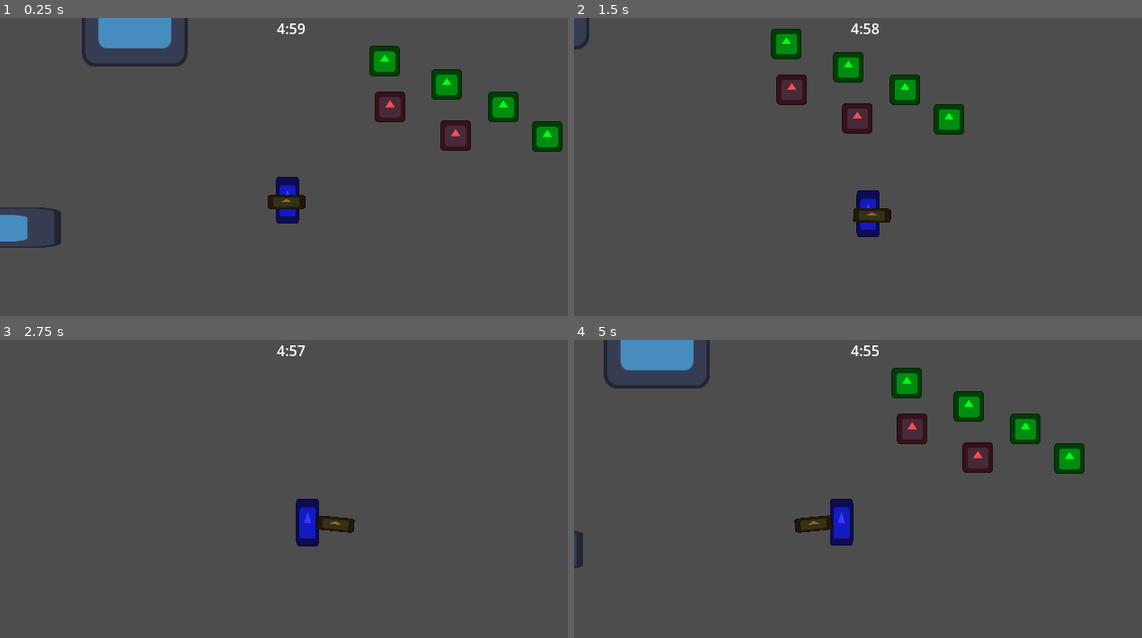
Above: before the commit, frames 1-4 (two rows, left to right).
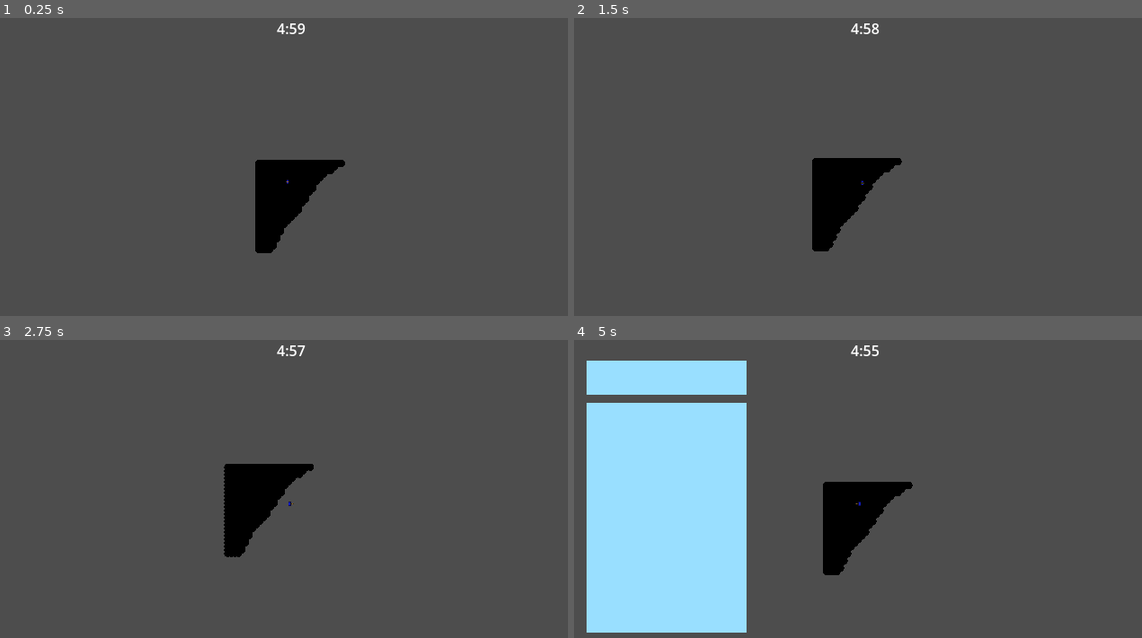
Above: after the commit, the same moments.

Repository: Tabagstine/lsdjam-2026-entry
Game: Godot game, scene res://zones/test_zone.tscn
Two runs of this game, one before a commit and one after it. Both use one fixed random seed, a clock stepped at 60 frames per second and the inputs below. The engine's default icon, where the game draws it, is replaced by a stand-in: a white triangle on a blue panel in a dark square.
Inputs:
- Up to frame 1 (0.25 s): no input
- Up to frame 2 (1.5 s): hold D (move_right) 0.53-1.28 s; tap Q (delete_recent_food) at 0.6 s; tap E (interact) at 0.8, 1.35 s; hold S (move_down) from 1.28 s (still down)
- Up to frame 3 (2.75 s): tap Q (delete_recent_food) at 1.55, 2.1 s; release S (move_down) at 2.03 s; hold D (move_right) from 2.03 s (still down); tap E (interact) at 2.3 s
- Up to frame 4 (5 s): release D (move_right) at 2.78 s; hold W (move_up) 2.78-3.53 s; tap E (interact) at 2.85, 3.8, 4.35 s; tap Q (delete_recent_food) at 3.05, 3.6, 4.55 s; hold A (move_left) from 3.53 s (still down); tap M (debug_action) at 4.15 s; tap Tab (show_inventory, bound only after the commit) at 4.9 s

The runs differ from the first frame. In frame 1, 8.4% of the frame differs, in the area x 0-100%, y 0-79%; in frame 2, 6.7%; in frame 3, 3.6%; in frame 4, 32%, in the area x 0-90%, y 0-99%.

Commit message:
shit terrain generation

Diff:
--- a/food/food_stack/stacked_ingredient.gd
+++ b/food/food_stack/stacked_ingredient.gd
@@ -6,6 +6,7 @@
 var food_name: String = "stacked_ingredient"
 var food_quality: float = 1.0
 
+
 func _process(_delta: float) -> void:
 	$Label.text=str(food_name)
 func remove():
--- a/food/food_stack/stacked_ingredient.tscn
+++ b/food/food_stack/stacked_ingredient.tscn
@@ -6,6 +6,7 @@
 script = ExtResource("1_wepfu")
 
 [node name="Label" type="Label" parent="." unique_id=222846263]
+visible = false
 offset_left = 27.0
 offset_top = -30.0
 offset_right = 67.0
--- /dev/null
+++ b/food/foods/kiwis.tscn
@@ -0,0 +1,13 @@
+[gd_scene format=3 uid="uid://bocb5t3o5y6pd"]
+
+[ext_resource type="PackedScene" uid="uid://ccct1p00ptxd" path="res://food/food_base/food_base.tscn" id="1_gehyi"]
+
+[node name="FruitSalad" unique_id=1670747316 node_paths=PackedStringArray("stack_sprite") instance=ExtResource("1_gehyi")]
+food_name = "kiwis"
+stack_sprite = NodePath("Sprite")
+weight = 2.0
+
+[node name="Sprite" parent="." index="0" unique_id=2085850902]
+modulate = Color(0.35400003, 1, 0.32, 1)
+position = Vector2(0, -38)
+scale = Vector2(0.265625, 0.59375)
--- a/global_resources/scripts/globals.gd
+++ b/global_resources/scripts/globals.gd
@@ -2,12 +2,17 @@
 var time_left: float = 300
 var time_paused: bool = false
 var possible_recipes: Array[Recipe]
+@onready var hud=get_tree().get_first_node_in_group("hud")
 
+func _ready():
+	process_mode=Node.PROCESS_MODE_ALWAYS
+	add_recipe("failed"); add_recipe("fruit_salad"); add_recipe("kiwis");
+	add_user_signal("update_interactables_in_range")
 func _process(delta: float) -> void:
-	if !time_paused:
+	manage_pausing()
+	update_interactable_in_range()
+	if !get_tree().paused:
 		time_left-=delta
-func _ready():
-	possible_recipes = [add_recipe("failed"),add_recipe("fruit_salad"),add_recipe("kiwis")]
 func get_food_result():
 	var player: Player=get_tree().get_first_node_in_group("player")
 	var food_result: Recipe = possible_recipes[0]
@@ -41,6 +46,23 @@
 	food_type.stack_sprite.position=Vector2(0,-(food_type.stack_sprite.texture.get_height()*food_type.stack_sprite.scale.y)/2)
 	food_type.stack_sprite.rotation=0
 func add_recipe(recipe: String):
-	return load("res://recipes/"+recipe+".tres")
+	possible_recipes.insert(possible_recipes.size(),load("res://recipes/"+recipe+".tres"))
 func add_time(seconds,minutes):
 	time_left+=seconds+(minutes*60)
+func update_interactable_in_range():
+	if get_tree().get_node_count_in_group("player")>0:
+		var player: Player=get_tree().get_first_node_in_group("player")
+		player.interactables_in_range=[]
+		emit_signal("update_interactables_in_range")
+func get_food(food):
+	var gotten_food: Food = load("res://food/foods/"+str(food)+".tscn").instantiate()
+	return gotten_food
+func manage_pausing():
+	var inventory = hud.find_child("Inventory")
+
+	get_tree().set_deferred("paused",false)
+	if inventory.inventory_shown:
+		get_tree().set_deferred("paused",true)
+	for i in hud.get_child_count():
+		if hud.get_child(i).is_in_group("minigame"):
+			get_tree().set_deferred("paused",true)
--- a/global_resources/scripts/interactable_component.gd
+++ b/global_resources/scripts/interactable_component.gd
@@ -8,18 +8,26 @@
 
 @onready var target=get_tree().get_first_node_in_group("player")
 
+var can_interact: bool = false
+var interacted: bool = false
 var in_range: bool = false
-var interacted: bool = false
 
+func _ready() -> void:
+	Globals.connect("update_interactables_in_range",add_to_interactables_in_range)
 func tick():
 	if interaction_visual!=null:
-		if body.global_position.distance_to(target.global_position)<interaction_range:
-			in_range=true
+		var closest: bool = target.get_closest_interactable()==body
+		in_range = body.global_position.distance_to(target.global_position)<interaction_range
+		if closest and in_range:
+			can_interact=true
 		else:
-			in_range=false
+			can_interact=false
 
-	interaction_visual.visible=in_range
-	if in_range and interacted:
+	interaction_visual.visible=can_interact
+	if can_interact and interacted:
 		if body.has_method("interacted"):
 			body.interacted()
 	pass
+func add_to_interactables_in_range():
+	if in_range:
+		target.interactables_in_range.insert(0,body)
--- /dev/null
+++ b/global_resources/shaders/line_boil.gdshader
@@ -0,0 +1,10 @@
+shader_type canvas_item;
+
+uniform float speed: hint_range(0.0, 25.0) = 4.0;
+uniform float distortion_strength: hint_range(0.0, 10.0) = 3.0;
+
+void vertex() {
+  float steps = floor(fract(TIME) * speed) / speed;
+  VERTEX.x += cos((steps * 20.0) + VERTEX.x + VERTEX.y) * distortion_strength;
+  VERTEX.y += cos((steps * 20.0) + VERTEX.x + VERTEX.y) * distortion_strength;
+}
--- a/hud.tscn
+++ /dev/null
@@ -1,14 +0,0 @@
-[gd_scene format=3 uid="uid://kv7eudsokva"]
-
-[ext_resource type="Script" uid="uid://bngl6yflvkwgh" path="res://hud.gd" id="1_37p78"]
-
-[node name="HUD" type="CanvasLayer" unique_id=1512505587]
-script = ExtResource("1_37p78")
-
-[node name="TimeDisplay" type="Label" parent="." unique_id=1246372531]
-offset_left = 214.0
-offset_right = 434.0
-offset_bottom = 23.0
-text = "TIME"
-horizontal_alignment = 1
-metadata/_edit_use_anchors_ = true
--- /dev/null
+++ b/interface/hud/hud.tscn
@@ -0,0 +1,18 @@
+[gd_scene format=3 uid="uid://kv7eudsokva"]
+
+[ext_resource type="Script" uid="uid://bngl6yflvkwgh" path="res://interface/hud/hud.gd" id="1_kni60"]
+[ext_resource type="PackedScene" uid="uid://dhels06fl6x8k" path="res://interface/inventory/inventory.tscn" id="2_ngtag"]
+
+[node name="HUD" type="CanvasLayer" unique_id=1512505587 groups=["hud"]]
+process_mode = 3
+script = ExtResource("1_kni60")
+
+[node name="TimeDisplay" type="Label" parent="." unique_id=1246372531]
+offset_left = 214.0
+offset_right = 434.0
+offset_bottom = 23.0
+text = "TIME"
+horizontal_alignment = 1
+metadata/_edit_use_anchors_ = true
+
+[node name="Inventory" parent="." unique_id=831494465 instance=ExtResource("2_ngtag")]
--- /dev/null
+++ b/interface/inventory/inventory.gd
@@ -0,0 +1,38 @@
+extends CanvasLayer
+
+@export var inventory_button: PackedScene
+
+@onready var player: Player = get_tree().get_first_node_in_group("player")
+@onready var buttons_container: GridContainer = $ScrollContainer/ButtonsContainer
+
+var inventory_shown: bool = false
+
+func _process(_delta: float) -> void:
+	if Input.is_action_just_pressed("show_inventory"):
+		if inventory_shown:
+			inventory_shown=false
+		else:
+			inventory_shown=true
+	visible=inventory_shown
+
+	if get_tree().get_node_count_in_group("player")>0:
+		display_hovered_item()
+		if buttons_container.get_child_count()!=player.get_food_stack_dictionary().keys().size():
+			update_inventory()
+func update_inventory():
+	for i in buttons_container.get_child_count():
+		buttons_container.get_child(i).queue_free()
+	if player.get_food_stack_array().size()>0:
+		for i in player.get_food_stack_dictionary().keys().size():
+			var new_inventory_button: InventoryButton = inventory_button.instantiate()
+			var button_texture=Globals.get_food(player.get_food_stack_dictionary().keys()[i]).stack_sprite.texture
+			new_inventory_button.texture_normal=button_texture
+			new_inventory_button.modulate=Globals.get_food(player.get_food_stack_dictionary().keys()[i]).stack_sprite.modulate
+			new_inventory_button.food_name=player.get_food_stack_dictionary().keys()[i]
+			buttons_container.add_child(new_inventory_button)
+func display_hovered_item():
+	var displayed_item: String
+	for i in buttons_container.get_child_count():
+		if buttons_container.get_child(i).is_hovered():
+			displayed_item=buttons_container.get_child(i).food_name
+	$ColorRect2/Label.text=str(displayed_item).to_upper()
--- /dev/null
+++ b/interface/inventory/inventory.tscn
@@ -0,0 +1,44 @@
+[gd_scene format=3 uid="uid://dhels06fl6x8k"]
+
+[ext_resource type="Script" uid="uid://c4vu7qnvm857m" path="res://interface/inventory/inventory.gd" id="1_ck6io"]
+[ext_resource type="PackedScene" uid="uid://snmeg51v2b42" path="res://interface/inventory/inventory_button.tscn" id="2_g14jo"]
+
+[node name="Inventory" type="CanvasLayer" unique_id=831494465]
+process_mode = 3
+script = ExtResource("1_ck6io")
+inventory_button = ExtResource("2_g14jo")
+
+[node name="ColorRect" type="ColorRect" parent="." unique_id=190417245]
+offset_left = 14.0
+offset_top = 70.0
+offset_right = 192.0
+offset_bottom = 326.0
+color = Color(0.6, 0.87333333, 1, 1)
+
+[node name="ColorRect2" type="ColorRect" parent="." unique_id=353636581]
+offset_left = 14.0
+offset_top = 23.0
+offset_right = 192.0
+offset_bottom = 61.0
+color = Color(0.6, 0.87333333, 1, 1)
+
+[node name="Label" type="Label" parent="ColorRect2" unique_id=1270401655]
+layout_mode = 0
+offset_left = 5.0
+offset_top = 7.0
+offset_right = 173.0
+offset_bottom = 30.0
+text = "THIS IS A TEXT 1"
+horizontal_alignment = 1
+
+[node name="ScrollContainer" type="ScrollContainer" parent="." unique_id=1855978048]
+offset_left = 18.0
+offset_top = 73.0
+offset_right = 190.0
+offset_bottom = 324.0
+horizontal_scroll_mode = 3
+
+[node name="ButtonsContainer" type="GridContainer" parent="ScrollContainer" unique_id=761491292]
+layout_mode = 2
+size_flags_horizontal = 2
+size_flags_vertical = 3
--- /dev/null
+++ b/interface/inventory/inventory_button.gd
@@ -0,0 +1,22 @@
+extends TextureButton
+class_name InventoryButton
+
+@onready var amount: Label = $Amount
+@onready var player: Player = get_tree().get_first_node_in_group("player")
+
+var display_value: int = 0
+var food_name: String
+
+
+func _process(_delta: float) -> void:
+	if player.get_food_stack_dictionary().has(food_name):
+		display_value=player.get_food_stack_dictionary()[food_name]
+		amount.text=": "+str(display_value)
+
+	var color_change_speed:=0.4
+	if is_hovered():
+		self_modulate=lerp(self_modulate,Color(2.454, 2.454, 2.454, 1.0),color_change_speed)
+	else:
+		self_modulate=lerp(self_modulate,Color(1.0, 1.0, 1.0, 1.0),color_change_speed)
+func _pressed() -> void:
+	Globals.remove_specific_food_from_stack(food_name)
--- /dev/null
+++ b/interface/inventory/inventory_button.tscn
@@ -0,0 +1,37 @@
+[gd_scene format=3 uid="uid://snmeg51v2b42"]
+
+[ext_resource type="Texture2D" uid="uid://ehim3sj5my32" path="res://placeholder/icon.svg" id="1_w8d5m"]
+[ext_resource type="Script" uid="uid://pbh4ikdn0he2" path="res://interface/inventory/inventory_button.gd" id="2_tv8hk"]
+
+[node name="InventoryButton" type="TextureButton" unique_id=1088954172]
+custom_minimum_size = Vector2(45, 45)
+custom_maximum_size = Vector2(1000, 1000)
+anchors_preset = -1
+anchor_left = -0.044000003
+anchor_top = -0.078
+anchor_right = 0.044000003
+anchor_bottom = 0.078
+offset_left = 0.16000175
+offset_top = 0.07999992
+offset_right = -0.16000175
+offset_bottom = -0.07999611
+size_flags_vertical = 0
+offset_transform_enabled = true
+texture_normal = ExtResource("1_w8d5m")
+ignore_texture_size = true
+stretch_mode = 0
+script = ExtResource("2_tv8hk")
+metadata/_edit_use_anchors_ = true
+
+[node name="Amount" type="Label" parent="." unique_id=1005213336]
+layout_mode = 1
+anchors_preset = -1
+anchor_left = 1.161
+anchor_top = 0.268
+anchor_right = 2.214
+anchor_bottom = 0.679
+offset_left = -0.01599884
+offset_top = -0.0080013275
+offset_right = 0.01599884
+offset_bottom = -0.024002075
+text = ": 0"
--- a/kitchen/kitchen_counter.gd
+++ b/kitchen/kitchen_counter.gd
@@ -1,5 +1,6 @@
 extends StaticBody2D
 
+@export var defualt_minigame: PackedScene
 @onready var interactable_component: InteractableComponent = $InteractableComponent
 @onready var player: Player = get_tree().get_first_node_in_group("player")
 
@@ -10,6 +11,7 @@
 func interacted():
 	var attempted_food:Recipe=Globals.get_food_result()
 	if attempted_food.recipe_name!="failed":
-		for i in player.get_food_stack_array().size():
-			player.stack.remove_child(player.stack.get_child(0))
-		Globals.add_food_to_stack(attempted_food.recipe_name,1)
+		var new_minigame=defualt_minigame.instantiate()
+		new_minigame.food_result=attempted_food.recipe_name
+		new_minigame.position=Vector2(180,90)
+		Globals.hud.add_child(new_minigame)
--- a/kitchen/kitchen_counter.tscn
+++ b/kitchen/kitchen_counter.tscn
@@ -3,12 +3,14 @@
 [ext_resource type="Texture2D" uid="uid://ehim3sj5my32" path="res://placeholder/icon.svg" id="1_waaqv"]
 [ext_resource type="Script" uid="uid://ci1q3h63u2v2j" path="res://kitchen/kitchen_counter.gd" id="1_ywuvc"]
 [ext_resource type="Script" uid="uid://ijjfn4vlhiwq" path="res://global_resources/scripts/interactable_component.gd" id="2_aqlju"]
+[ext_resource type="PackedScene" uid="uid://bialv1bjw26qr" path="res://minigames/scenes/test_minigame.tscn" id="2_yqwae"]
 
 [sub_resource type="RectangleShape2D" id="RectangleShape2D_aqlju"]
 size = Vector2(234, 13)
 
 [node name="KitchenCounter" type="StaticBody2D" unique_id=1330311833]
 script = ExtResource("1_ywuvc")
+defualt_minigame = ExtResource("2_yqwae")
 
 [node name="Sprite" type="Sprite2D" parent="." unique_id=1540552350]
 position = Vector2(0, -23.499998)
--- /dev/null
+++ b/minigames/scenes/minigame_base.tscn
@@ -0,0 +1,39 @@
+[gd_scene format=3 uid="uid://cc3g8acxpll0t"]
+
+[ext_resource type="Script" uid="uid://dnw5p1jmg3w32" path="res://minigames/scripts/minigame_base.gd" id="1_c4jqn"]
+
+[node name="MinigameBase" type="SubViewportContainer" unique_id=885569921 groups=["minigame"]]
+offset_right = 40.0
+offset_bottom = 40.0
+script = ExtResource("1_c4jqn")
+minigame_duration = 5.0
+
+[node name="SubViewport" type="SubViewport" parent="." unique_id=2034243565]
+handle_input_locally = false
+size = Vector2i(320, 180)
+render_target_update_mode = 4
+
+[node name="Background" type="ColorRect" parent="SubViewport" unique_id=2084211789]
+offset_right = 319.0
+offset_bottom = 179.0
+
+[node name="TimeProgressBar" type="ProgressBar" parent="SubViewport" unique_id=811690817]
+modulate = Color(0, 1, 0.3166666, 1)
+offset_left = 6.0
+offset_top = 167.0
+offset_right = 312.0
+offset_bottom = 175.0
+max_value = 1.0
+step = 0.001
+value = 1.0
+show_percentage = false
+
+[node name="Label" type="Label" parent="SubViewport" unique_id=734725891]
+modulate = Color(0, 0, 0, 1)
+offset_left = 4.0
+offset_right = 157.0
+offset_bottom = 23.0
+text = "THIS IS TEMPORARY"
+
+[node name="MinigameTimer" type="Timer" parent="." unique_id=1876997133]
+one_shot = true
--- /dev/null
+++ b/minigames/scenes/test_minigame.tscn
@@ -0,0 +1,42 @@
+[gd_scene format=3 uid="uid://bialv1bjw26qr"]
+
+[ext_resource type="PackedScene" uid="uid://cc3g8acxpll0t" path="res://minigames/scenes/minigame_base.tscn" id="1_kf641"]
+[ext_resource type="Script" uid="uid://tpyus8iqnrdu" path="res://minigames/scripts/test_minigame.gd" id="2_ej0eh"]
+[ext_resource type="Shader" uid="uid://m4ajwlt07jq2" path="res://global_resources/shaders/line_boil.gdshader" id="2_osdp0"]
+
+[sub_resource type="ShaderMaterial" id="ShaderMaterial_ej0eh"]
+shader = ExtResource("2_osdp0")
+shader_parameter/speed = 4.00000019
+shader_parameter/distortion_strength = 1.50000007125
+
+[node name="TestMinigame" unique_id=885569921 instance=ExtResource("1_kf641")]
+material = SubResource("ShaderMaterial_ej0eh")
+script = ExtResource("2_ej0eh")
+
+[node name="Background" parent="SubViewport" parent_id_path=PackedInt32Array(2034243565) index="0" unique_id=2084211789]
+offset_left = -30.0
+offset_top = -21.0
+offset_right = 347.0
+offset_bottom = 200.0
+
+[node name="GridContainer" type="GridContainer" parent="SubViewport" parent_id_path=PackedInt32Array(2034243565) index="3" unique_id=791227766]
+offset_left = 177.0
+offset_top = 34.0
+offset_right = 309.0
+offset_bottom = 135.0
+
+[node name="QualityOne" type="Button" parent="SubViewport/GridContainer" index="0" unique_id=947610420]
+layout_mode = 2
+text = "Quality 1 food"
+
+[node name="QaulityZero" type="Button" parent="SubViewport/GridContainer" index="1" unique_id=1803014252]
+layout_mode = 2
+text = "Quality 0 food"
+
+[node name="QualityHalf" type="Button" parent="SubViewport/GridContainer" index="2" unique_id=1672052316]
+layout_mode = 2
+text = "Quality 0.5 food"
+
+[connection signal="pressed" from="SubViewport/GridContainer/QualityOne" to="." method="_on_quality_one_pressed"]
+[connection signal="pressed" from="SubViewport/GridContainer/QaulityZero" to="." method="_on_qaulity_zero_pressed"]
+[connection signal="pressed" from="SubViewport/GridContainer/QualityHalf" to="." method="_on_quality_half_pressed"]
--- /dev/null
+++ b/minigames/scripts/minigame_base.gd
@@ -0,0 +1,32 @@
+extends SubViewportContainer
+class_name MinigameBase
+
+##What happens when you run out of time.
+@export var time_out_penalties: Array[String] = ["nothing"]
+##How long the minigame lasts. If set to 0 the minigame doesn't have a timer.
+@export var minigame_duration: float
+
+@onready var minigame_timer: Timer = $MinigameTimer
+@onready var time_progress_bar: ProgressBar = $SubViewport/TimeProgressBar
+@onready var label: Label = $SubViewport/Label
+
+var food_quality: float = 1
+var food_result: String
+
+func _ready() -> void:
+	if minigame_duration>0:
+		minigame_timer.wait_time=minigame_duration
+		minigame_timer.start()
+	else:
+		time_progress_bar.visible=false
+func _process(_delta: float) -> void:
+	label.text=food_result
+	time_progress_bar.value=minigame_timer.time_left/minigame_timer.wait_time
+	if minigame_timer.time_left<=0 and minigame_duration>0:
+		queue_free()
+func minigame_complete():
+	queue_free()
+	var player: Player = get_tree().get_first_node_in_group("player")
+	for i in player.get_food_stack_array().size():
+		player.stack.remove_child(player.stack.get_child(0))
+	Globals.add_food_to_stack(food_result,food_quality)
--- /dev/null
+++ b/minigames/scripts/test_minigame.gd
@@ -0,0 +1,16 @@
+extends MinigameBase
+@onready var quality_one: Button = $SubViewport/GridContainer/QualityOne
+@onready var qaulity_zero: Button = $SubViewport/GridContainer/QaulityZero
+@onready var quality_half: Button = $SubViewport/GridContainer/QualityHalf
+
+func _on_quality_one_pressed() -> void:
+	minigame_complete()
+	food_quality=1
+
+func _on_qaulity_zero_pressed() -> void:
+	minigame_complete()
+	food_quality=0
+
+func _on_quality_half_pressed() -> void:
+	minigame_complete()
+	food_quality=0.5
--- a/monster/monster.gd
+++ b/monster/monster.gd
@@ -12,6 +12,5 @@
 	if player.get_food_stack_array().has(requested_food):
 		for i in player.get_stacked_ingredients().size():
 			if player.get_stacked_ingredients()[i].food_name==requested_food:
-				var eaten_food:StackedIngredient=player.get_stacked_ingredients()[i]
 				Globals.remove_specific_food_from_stack(requested_food)
 				break
--- a/player/player.gd
+++ b/player/player.gd
@@ -8,10 +8,9 @@
 @onready var stack: Node2D = $Bowl/Stack
 @onready var bowl_start_pos: Vector2 = $Bowl.position
 var move_direction: Vector2
+var interactables_in_range: Array[Node2D]
 
 func _physics_process(delta: float) -> void:
-	if Input.is_action_just_pressed("debug_action"):
-		Globals.add_food_to_stack("fruit_salad",1)
 	bowl.position.x=lerpf(bowl.position.x,signf(move_direction.x)*30,delta*10)
 	bowl.rotation=lerpf(bowl.rotation,signf(move_direction.x)/10,delta*10)
 	bowl.position.y=lerpf(bowl.position.y,bowl_start_pos.y,delta*15)
@@ -37,13 +36,19 @@
 	for i in stack.get_child_count():
 		food_stack.insert(i,get_stacked_ingredients()[i].food_name)
 	return food_stack
-	print(food_stack)
 func get_stacked_ingredients():
 	var stacked_ingredients: Array[StackedIngredient]
 	for i in stack.get_child_count():
 		if stack.get_child(i).is_in_group("stacked_ingredient"):
 			var iterated_child: StackedIngredient = stack.get_child(i)
 			stacked_ingredients.insert(0,iterated_child)
-	if stacked_ingredients.size()>0:
-		print(stacked_ingredients[0].food_name)
 	return stacked_ingredients
+func get_closest_interactable():
+	if interactables_in_range.size()>0:
+		var closest_item=interactables_in_range[0]
+		for i in interactables_in_range.size():
+			if interactables_in_range[i].position.distance_to(position)<closest_item.position.distance_to(position):
+				closest_item=interactables_in_range[i]
+		return closest_item
+	else:
+		return
--- a/player/player.tscn
+++ b/player/player.tscn
@@ -32,11 +32,14 @@
 texture = ExtResource("1_4flbx")
 
 [node name="Stack" type="Marker2D" parent="Bowl" unique_id=2124864887]
+process_mode = 3
 y_sort_enabled = true
 position = Vector2(0, -15)
+gizmo_extents = 5.0
 script = ExtResource("3_g1dw6")
 
 [node name="Label" type="Label" parent="." unique_id=1561314609]
+top_level = true
 offset_left = -177.0
 offset_top = -89.0
 offset_right = 171.0
@@ -45,5 +48,6 @@
 
 [node name="Camera" type="Camera2D" parent="." unique_id=2072152576]
 offset = Vector2(0, -50)
+zoom = Vector2(0.1, 0.1)
 position_smoothing_enabled = true
 position_smoothing_speed = 10.0
--- a/project.godot
+++ b/project.godot
@@ -37,6 +37,8 @@
 
 player=""
 stacked_ingredient=""
+hud=""
+minigame=""
 
 [input]
 
@@ -80,6 +82,11 @@
 "events": [Object(InputEventKey,"resource_local_to_scene":false,"resource_name":"","device":-1,"window_id":0,"alt_press …(192 unchanged characters)…
 ]
 }
+show_inventory={
+"deadzone": 0.2,
+"events": [Object(InputEventKey,"resource_local_to_scene":false,"resource_name":"","device":-1,"window_id":0,"alt_pressed":false,"shift_pressed":false,"ctrl_pressed":false,"meta_pressed":false,"pressed":false,"keycode":0,"physical_keycode":4194306,"key_label":0,"unicode":0,"location":0,"echo":false,"script":null)
+]
+}
 
 [physics]
 
@@ -87,4 +94,5 @@
 
 [rendering]
 
+textures/canvas_textures/default_texture_filter=0
 rendering_device/driver.windows="d3d12"
--- /dev/null
+++ b/zones/test_zone.gd
@@ -0,0 +1,20 @@
+extends Node2D
+class_name Zone
+
+@export var map_size:=Vector2(64,64)
+@export_range(-1,1) var sea_level: float = 0
+@export var terrain_scale: float
+@export var noise: FastNoiseLite
+
+
+
+var terrain: Array
+
+func _ready() -> void:
+	for x in map_size.x:
+		for y in map_size.y:
+			if noise.get_noise_2d(x,y)>sea_level:
+				terrain.append(Vector2(x*terrain_scale,y*terrain_scale))
+func _draw() -> void:
+	for i in terrain.size():
+		draw_circle(terrain[i],terrain_scale,Color())
--- a/zones/test_zone.tscn
+++ b/zones/test_zone.tscn
@@ -1,37 +1,19 @@
 [gd_scene format=3 uid="uid://b7hfvkq31xel4"]
 
-[ext_resource type="PackedScene" uid="uid://brfrwlwo4clc" path="res://monster/monster.tscn" id="1_esqlh"]
+[ext_resource type="Script" uid="uid://bw0naemlkmxnv" path="res://zones/test_zone.gd" id="1_lbvvm"]
 [ext_resource type="PackedScene" uid="uid://lyaxnkodrwic" path="res://player/player.tscn" id="2_sqwcv"]
-[ext_resource type="PackedScene" uid="uid://bymjuhgd6ey74" path="res://food/foods/kiwi.tscn" id="4_2t3pr"]
-[ext_resource type="PackedScene" uid="uid://qetrk6exq0d6" path="res://food/foods/apple.tscn" id="4_ogn4w"]
-[ext_resource type="PackedScene" uid="uid://l5wj15ypwfhv" path="res://kitchen/kitchen_counter.tscn" id="5_2t3pr"]
 
-[node name="TestZone" type="Node2D" unique_id=1308950749]
+[sub_resource type="FastNoiseLite" id="FastNoiseLite_7rjla"]
+frequency = 0.0012
+fractal_type = 2
+
+[node name="ZoneBase" type="Node2D" unique_id=1308950749]
 y_sort_enabled = true
-
-[node name="Apple5" parent="." unique_id=1725076202 instance=ExtResource("4_ogn4w")]
-position = Vector2(434, 236)
-
-[node name="Apple6" parent="." unique_id=1670747316 instance=ExtResource("4_ogn4w")]
-position = Vector2(507, 268)
+script = ExtResource("1_lbvvm")
+map_size = Vector2(80, 64)
+sea_level = 0.7650000000000001
+terrain_scale = 40.0
+noise = SubResource("FastNoiseLite_7rjla")
 
 [node name="Player" parent="." unique_id=45304273 instance=ExtResource("2_sqwcv")]
-position = Vector2(320, 350)
-
-[node name="Monster" parent="." unique_id=968476936 instance=ExtResource("1_esqlh")]
-position = Vector2(150, 176)
-
-[node name="Kiwi4" parent="." unique_id=1729386149 instance=ExtResource("4_2t3pr")]
-position = Vector2(497, 211)
-
-[node name="Kiwi2" parent="." unique_id=234959472 instance=ExtResource("4_2t3pr")]
-position = Vector2(560, 236)
-
-[node name="Kiwi5" parent="." unique_id=826178151 instance=ExtResource("4_2t3pr")]
-position = Vector2(609, 269)
-
-[node name="Kiwi3" parent="." unique_id=301203381 instance=ExtResource("4_2t3pr")]
-position = Vector2(428, 185)
-
-[node name="KitchenCounter" parent="." unique_id=1330311833 instance=ExtResource("5_2t3pr")]
-position = Vector2(-52, 377)
+position = Vector2(321, 230)
Binary file added: fatass.png
Not shown, added: fatass.png.import
Not shown, added: global_resources/shaders/line_boil.gdshader.uid
Renamed: hud.gd -> interface/hud/hud.gd
Renamed: hud.gd.uid -> interface/hud/hud.gd.uid
Not shown, added: interface/inventory/inventory.gd.uid
Not shown, added: interface/inventory/inventory_button.gd.uid
Not shown, added: minigames/scripts/minigame_base.gd.uid
Not shown, added: minigames/scripts/test_minigame.gd.uid
Binary file added: zones/basic_tiles.png
Not shown, added: zones/basic_tiles.png.import
Binary file added: zones/test_tiles.png
(and 3 more such lines)
